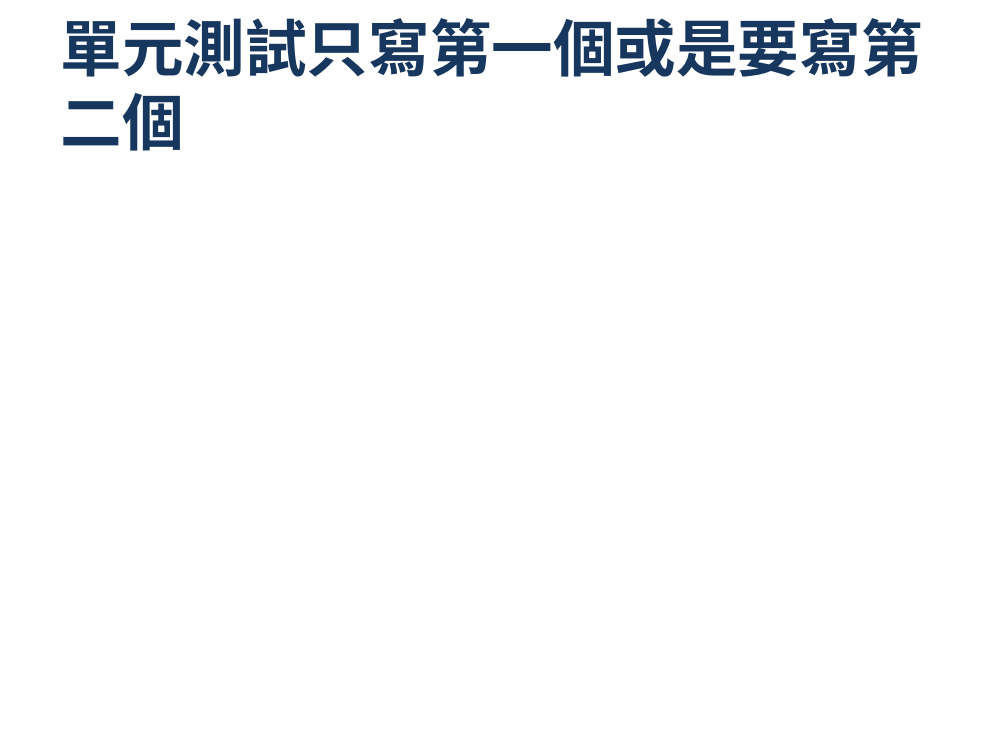
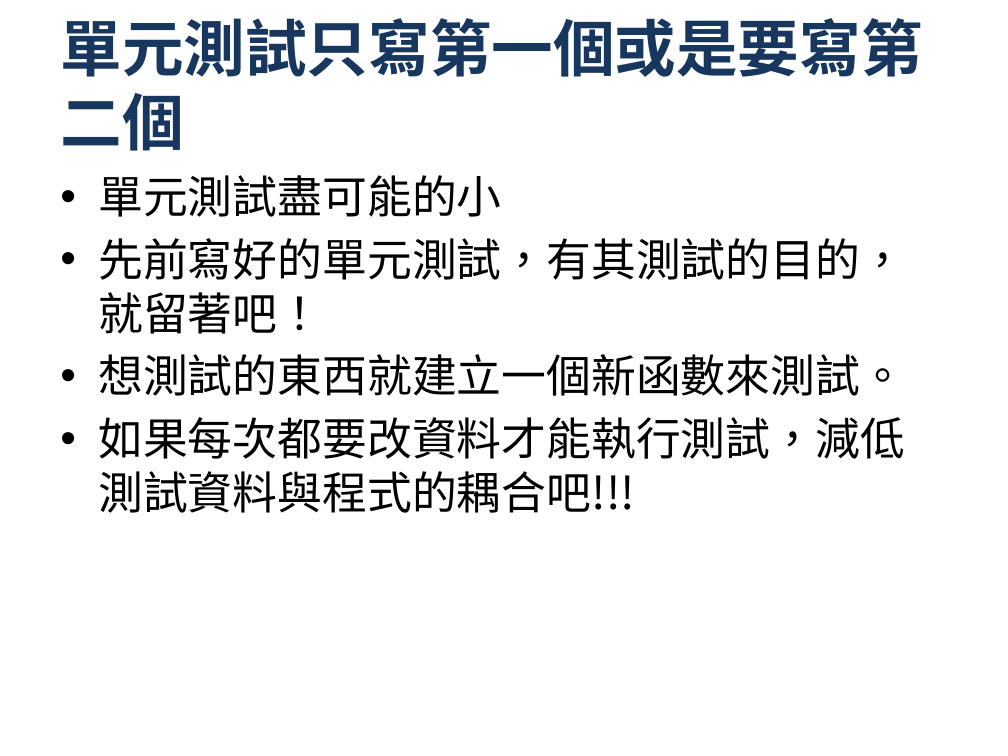
Before and after one commit to progden/hyUnitTestSharing, a slide deck: slide 13 of HYT - UnitTest.pptx (slide 12 before the commit). Drawn at 1008x756 pixels with LibreOffice and Linux fonts; fonts in the diff are those of the drawing; background and template pictures are left out. Boxes give left, top, right and bottom in pixels: in the first picture for what was removed or moved away, otherwise in the second. Text is boxed around its words. In the diff, an @@ line names an element or a change of style, - is before the commit and + after.

```diff
--- a/HYT - UnitTest.pptx
+++ b/HYT - UnitTest.pptx
@@ text added at [98, 175, 905, 513], 32 pt, text #000000 @@
+• 單元測試盡可能的小
+• 先前寫好的單元測試，有其測試的目的，就留著吧！
+• 想測試的東西就建立一個新函數來測試。
+• 如果每次都要改資料才能執行測試，減低測試資料與程式的耦合吧!!!
```
Also in this commit, not shown: 3 other slides changed, 3 slides added.
